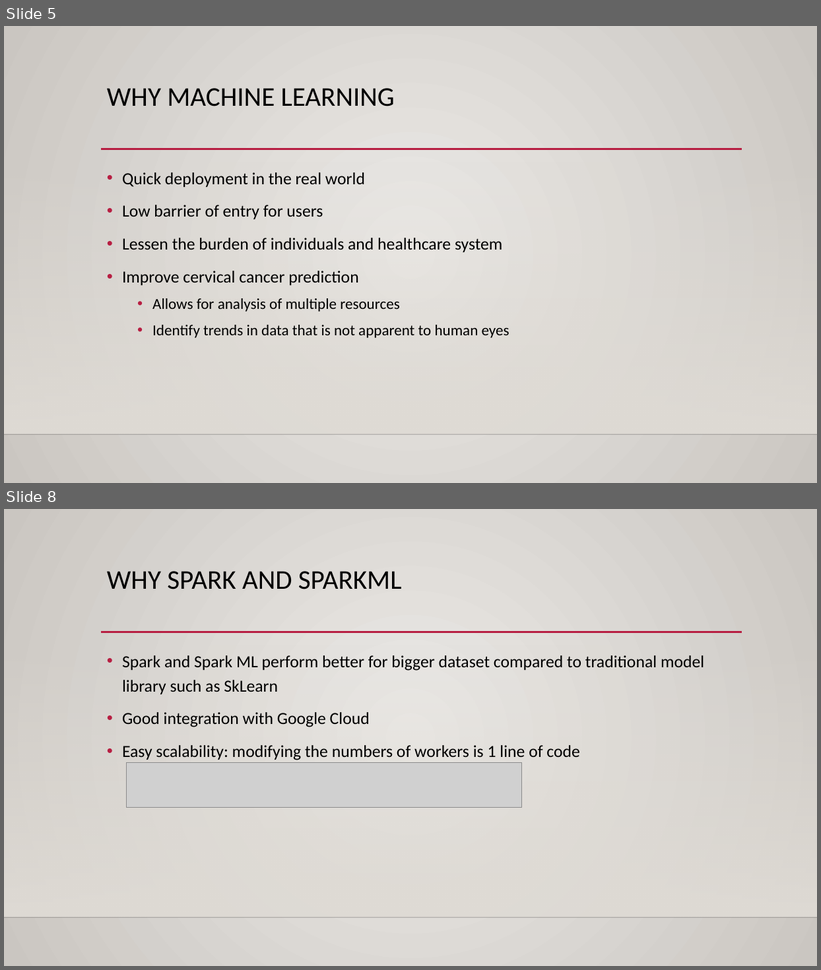
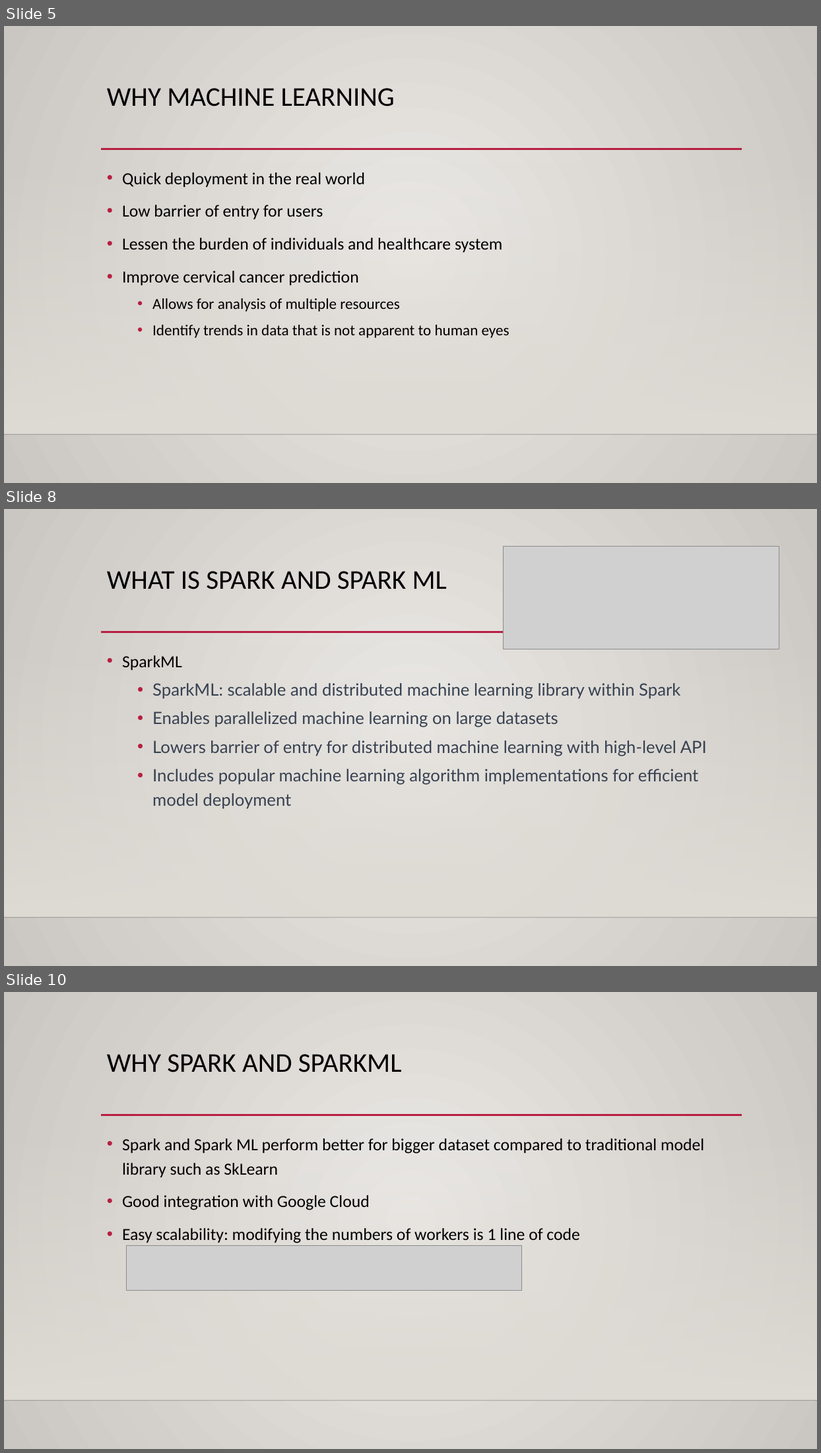
Before and after one commit to nhatthuan97/Qualifying_Repo, a slide deck: Presentation.pptx. Shown one above the other, each under a label of ours: slides 5 and 8 before the commit, slides 5, 8 and 10 after it; the slides between them are not shown. The pictures are 821x970 and 821x1453 pixels, drawn with LibreOffice and Linux fonts; fonts in the diff are those of the drawing; grey boxes stand for pictures; background and template pictures are left out. Boxes give left, top, right and bottom in pixels: in the first picture for what was removed or moved away, otherwise in the second. Text is boxed around its words. In the diff, an @@ line names an element or a change of style, - is before the commit and + after.

Commit message:
Fixing ppt, add mapreduce vs spark

```diff
--- a/Presentation.pptx
+++ b/Presentation.pptx
@@ slide 8 added at (4, 509, 817, 966), background gradient #ECEAE7 to #CAC7C1; not listed: 3 template elements that a slide beside it also shows @@
@@ picture added at (504, 546, 780, 649) @@
@@ title added at (107, 571, 447, 590), 32 pt, text #000000 @@
+WHAT IS SPARK AND SPARK ML
@@ text added at (122, 656, 707, 809), 20 pt, text #374151 @@
+• SparkML
+  • SparkML: scalable and distributed machine learning library within Spark
+  • Enables parallelized machine learning on large datasets
+  • Lowers barrier of entry for distributed machine learning with high-level API
+  • Includes popular machine learning algorithm implementations for efficient model deployment
@@ what was slide 8 is now slide 10 @@
```
Also in this commit, not shown: 1 slide changed, 2 other slides added, 1 slide removed, 7 other files.
